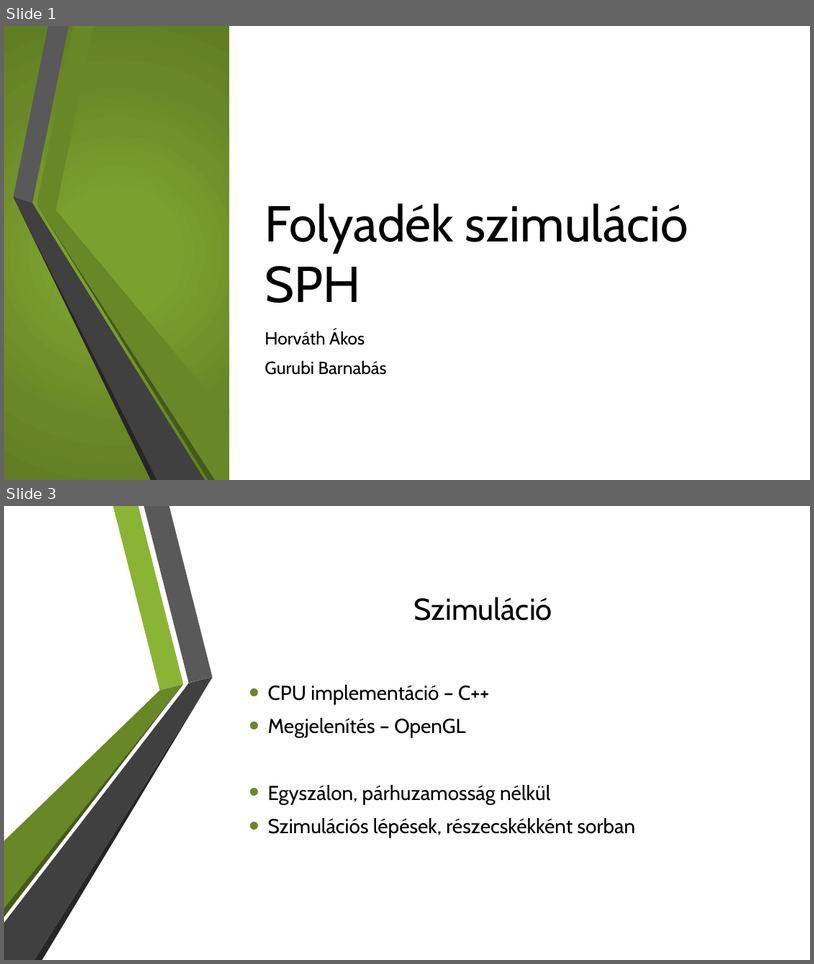
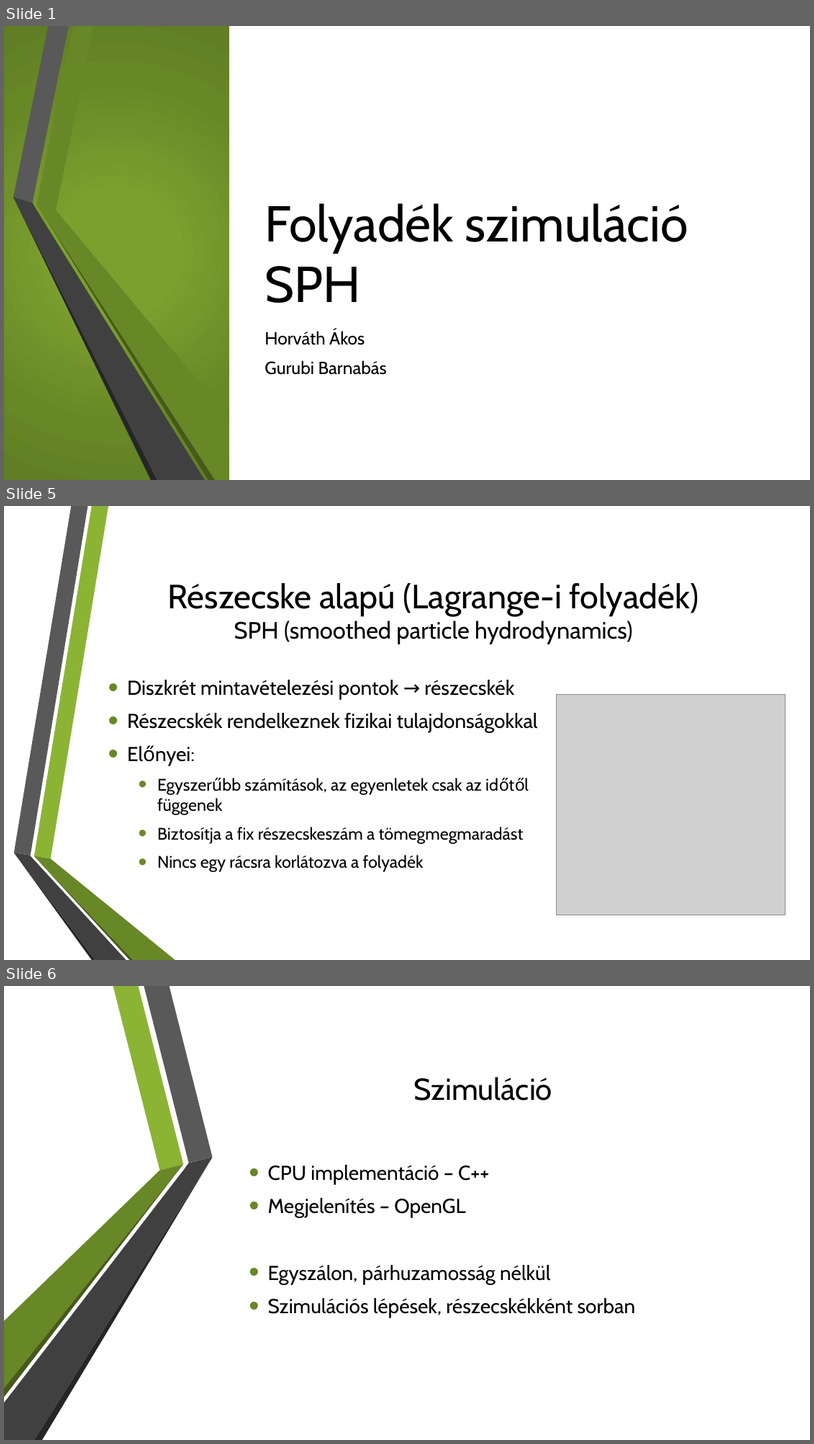
Before and after one commit to Akos11/OnlabSPH, a slide deck: docs/sph.pptx. Shown one above the other, each under a label of ours: slides 1 and 3 before the commit, slides 1, 5 and 6 after it; the slides between them are not shown. The pictures are 814x964 and 814x1444 pixels, drawn with LibreOffice and Linux fonts; fonts in the diff are those of the drawing; grey boxes stand for pictures; background and template pictures are left out. Boxes give left, top, right and bottom in pixels: in the first picture for what was removed or moved away, otherwise in the second. Text is boxed around its words. In the diff, an @@ line names an element or a change of style, - is before the commit and + after.

```diff
--- a/docs/sph.pptx
+++ b/docs/sph.pptx
@@ slide 5 added at (4, 506, 810, 960), background picture (left out); not listed: 6 template elements that a slide beside it also shows @@
@@ title added at (168, 583, 700, 644), 40 pt, text #000000 @@
+Részecske alapú (Lagrange-i folyadék)
+SPH (smoothed particle hydrodynamics)
@@ text added at (127, 680, 538, 872), 20 pt, text #000000 @@
+• Diszkrét mintavételezési pontok → részecskék
+• Részecskék rendelkeznek fizikai tulajdonságokkal
+• Előnyei:
+  • Egyszerűbb számítások, az egyenletek csak az időtől függenek
+  • Biztosítja a fix részecskeszám a tömegmegmaradást
+  • Nincs egy rácsra korlátozva a folyadék
@@ picture added at (557, 695, 786, 914) @@
@@ what was slide 3 is now slide 6 @@
```
Also in this commit, not shown: 7 other slides added, 2 slides removed.
